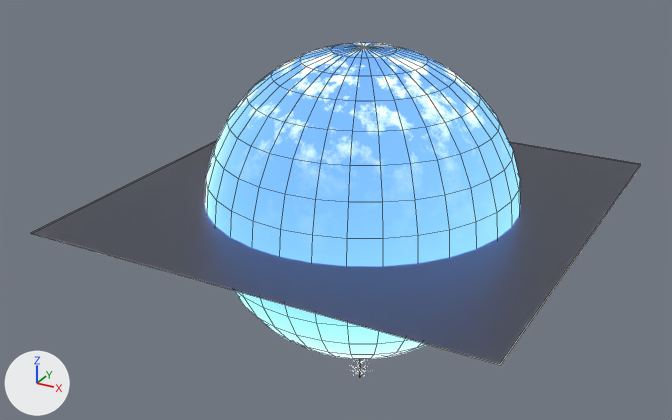
The Blender file Modelado 3D/Exterior.blend as it was, and as the next commit left it.
Before and after are seen from a 50 mm camera at (38.7, -75.6, 36.2) aimed at (-2.5, -0.7, -1.3). The axes (+X, +Y, +Z) are drawn at lower left. The lights are the same throughout. Mesh edges are drawn as thin lines on the coarser meshes.
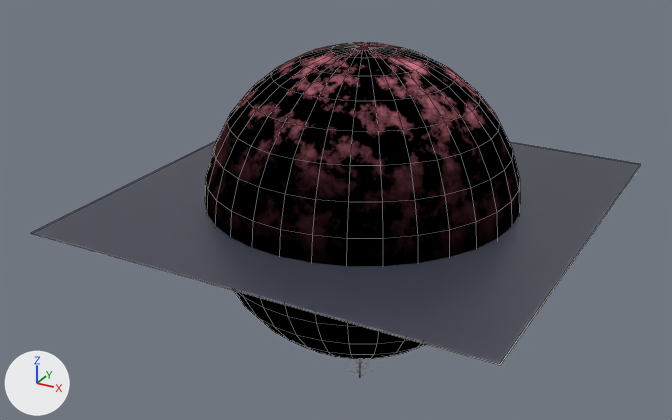
Edits to the bpy script that builds the scene:
```text
Change mat_sky_001:
    where n4 = _N.new('ShaderNodeValToRGB'); n4.name = 'ColorRamp'
    remove _e = n4.color_ramp.elements.new(1.0); _e.color = (1.0, 1.0, 1.0, 1.0)
    add _e = n4.color_ramp.elements.new(1.0); _e.color = (0.311, 0.0985, 0.126, 1.0)
    where n11 = _N.new('ShaderNodeTexSky'); n11.name = 'Sky Texture'
    n11.sun_elevation: 0.471 -> -0.759
```

Where the change shows, as pixel boxes [x1, y1, x2, y2] in the pictures (672 x 420 px):
'Sphere', recoloured
    both: [205, 42, 520, 359]
